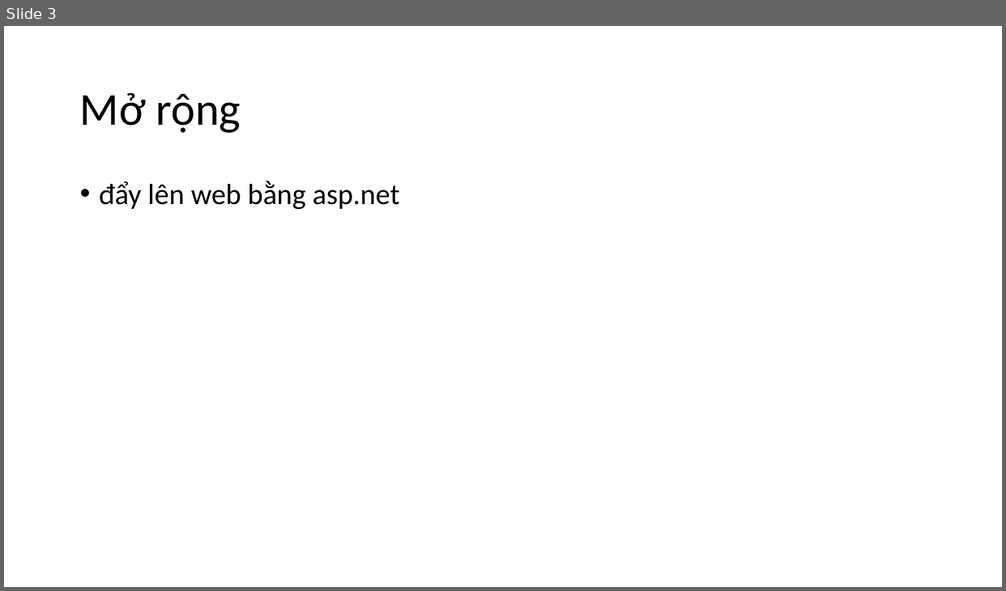
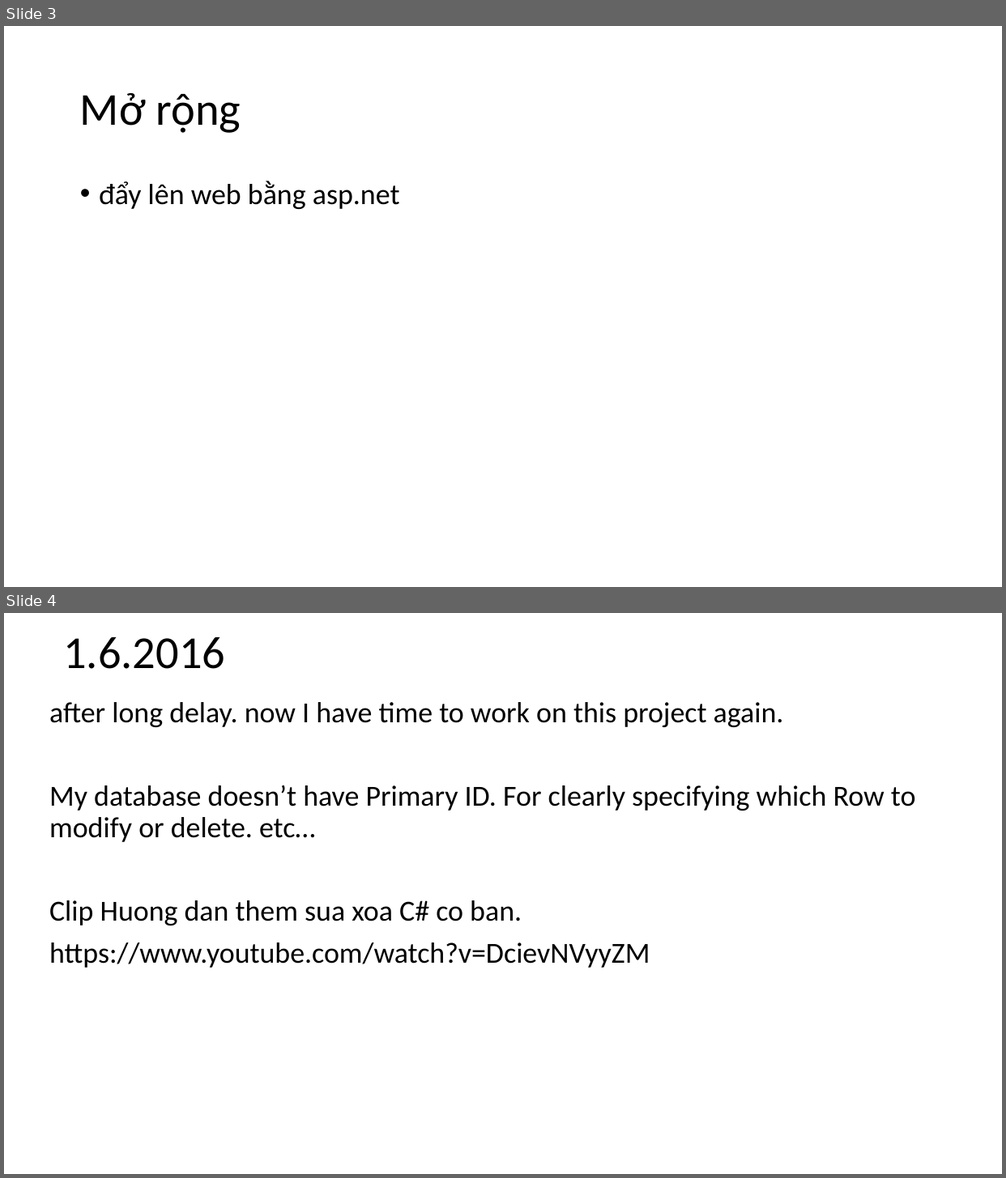
Before and after one commit to dinhthong/RFID-project, a slide deck: Win Form RFID database.pptx. Shown one above the other, each under a label of ours: slide 3 before the commit, slides 3 and 4 after it. The pictures are 1006x591 and 1006x1178 pixels, drawn with LibreOffice and Linux fonts; fonts in the diff are those of the drawing. Boxes give left, top, right and bottom in pixels: in the first picture for what was removed or moved away, otherwise in the second. Text is boxed around its words. In the diff, an @@ line names an element or a change of style, - is before the commit and + after.

```diff
--- a/Win Form RFID database.pptx
+++ b/Win Form RFID database.pptx
@@ slide 4 added at (4,613,1002,1174), background #FFFFFF @@
@@ title added at (63,637,225,669), 44 pt, text #000000 @@
+1.6.2016
@@ text added at (49,702,916,968), 28 pt, text #000000 @@
+after long delay. now I have time to work on this project again.
+My database doesn’t have Primary ID. For clearly specifying which Row to modify or delete. etc…
+Clip Huong dan them sua xoa C# co ban.
+https://www.youtube.com/watch?v=DcievNVyyZM
```
Also in this commit, not shown: 48 other files.
